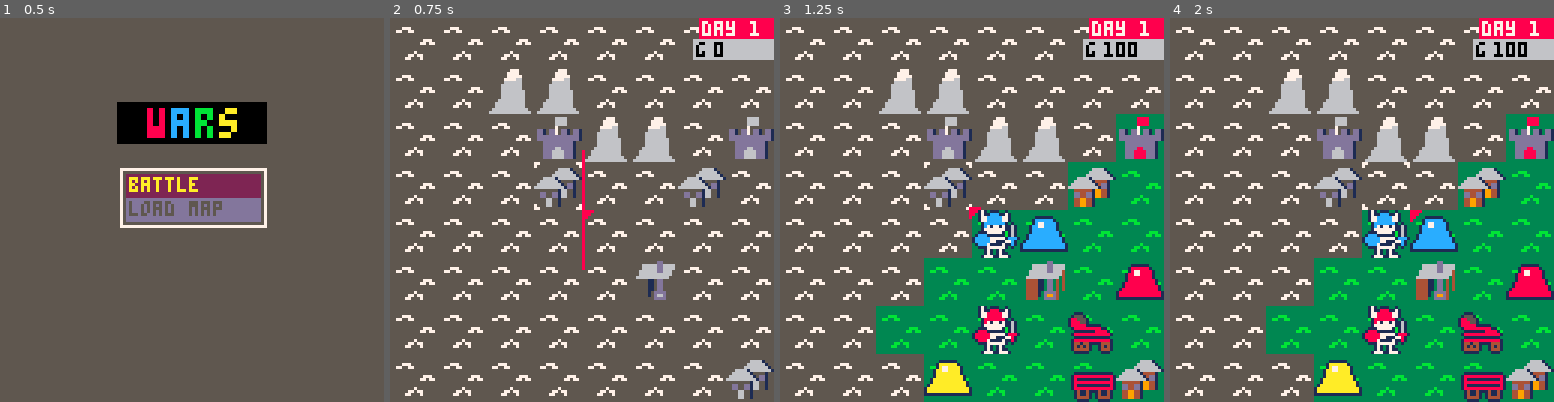
Above: before the commit, frames 1-4 (left to right).
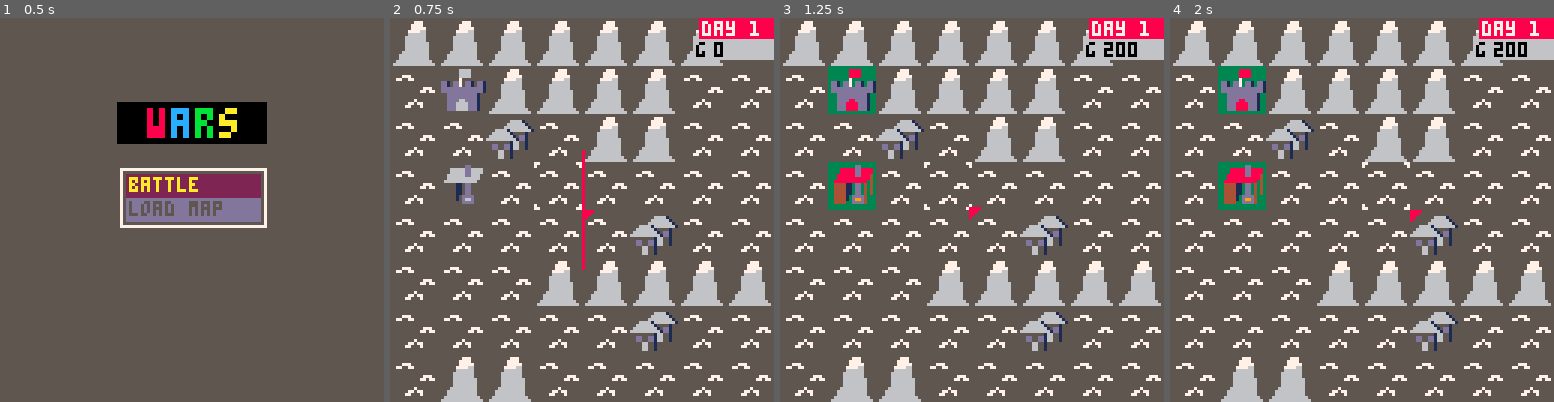
Above: after the commit, the same moments.

Repository: Cuttleshock/PICO-8-projects
Game: PICO-8 cartridge wars.p8
Same seed, same stepped clock (60 frames per second), same inputs: the game is played once before the commit and once after it.
Inputs:
- Up to frame 1 (0.5 s): tap X (X key) at 0.33 s
- Up to frame 2 (0.75 s): tap O (Z key) at 0.7 s
- Up to frame 3 (1.25 s): tap X (X key) at 1.07 s
- Up to frame 4 (2 s): hold Right from 1.6 s (still down); tap O (Z key) at 1.7 s; tap X (X key) at 1.85 s

Frame 1 is identical in both runs. In frame 2, 19% of the frame differs, in the area x 0-100%, y 0-100%; in frame 3, 49%; in frame 4, 49%.

Commit message:
Improve map of WARS - actually halfway sensible battle

Diff:
--- a/wars.p8
+++ b/wars.p8
@@ -288,10 +288,14 @@
 	visible={}
 	units={}
 	properties={
-		[xy2n(7,2)]=FACTION_RED,
-		[xy2n(3,2)]=FACTION_BLUE,
-		[xy2n(9,6)]=FACTION_GREEN,
-		[xy2n(3,8)]=FACTION_YELLOW,
+		[xy2n(1,1)]=FACTION_RED,
+		[xy2n(1,3)]=FACTION_RED,
+		[xy2n(1,9)]=FACTION_BLUE,
+		[xy2n(2,9)]=FACTION_BLUE,
+		[xy2n(14,2)]=FACTION_GREEN,
+		[xy2n(12,2)]=FACTION_GREEN,
+		[xy2n(13,8)]=FACTION_YELLOW,
+		[xy2n(12,8)]=FACTION_YELLOW,
 	}
 	init_pointer(3,3)
 	update_camera()
@@ -304,21 +308,10 @@
 	}
 	battle_turn=0
 	active_faction=0
-	make_unit(7,5,FACTION_RED,slime_base)
-	make_unit(4,6,FACTION_RED,skel_base)
-	make_unit(6,6,FACTION_RED,cata_base)
-	make_unit(6,7,FACTION_RED,cart_base)
-	make_unit(6,8,FACTION_RED,skel_base)
-	make_unit(5,4,FACTION_BLUE,slime_base)
-	make_unit(4,4,FACTION_BLUE,skel_base)
-	make_unit(8,3,FACTION_GREEN,slime_base)
-	make_unit(9,4,FACTION_GREEN,skel_base)
-	make_unit(3,7,FACTION_YELLOW,slime_base)
-	make_unit(4,8,FACTION_YELLOW,skel_base)
 	highlight={}
 	path={ cost=0 }
-	map_w=16
-	map_h=16
+	map_w=15
+	map_h=10
 	end_turn()
 end
 
@@ -1424,44 +1417,32 @@
 0100000000000000000000000000000000000000000000000000000000000000000202010103030404030300000000000002020101030304040303000000000000000000000000000000000000000000000000000000000000000000000000000000000000000000000000000000000000000000000000000000000000000000
 0000000000000000000000000000000000000000000000000000000000000000000000000000000000000000000000000000000000000000000000000000000000000000000000000000000000000000000000000000000000000000000000000000000000000000000000000000000000000000000000000000000000000000
 __map__
-2324232423242324232423242324232423242324232423242324212221222324000000000000000000000000000000000000000000000000000000000000000000000000000000000000000000000000000000000000000000000000000000000000000000000000000000000000000000000000000000000000000000000000
-3334333433343334333433343334333433343334333433343334313231323334000000000000000000000000000000000000000000000000000000000000000000000000000000000000000000000000000000000000000000000000000000000000000000000000000000000000000000000000000000000000000000000000
-2324232421222122232423242324232423242324232423242324212223242324000000000000000000000000000000000000000000000000000000000000000000000000000000000000000000000000000000000000000000000000000000000000000000000000000000000000000000000000000000000000000000000000
-3334333431323132333433343334333433343334333433343334313233343334000000000000000000000000000000000000000000000000000000000000000000000000000000000000000000000000000000000000000000000000000000000000000000000000000000000000000000000000000000000000000000000000
-2324232423242728212221222324272821222122232423242122212223242324000000000000000000000000000000000000000000000000000000000000000000000000000000000000000000000000000000000000000000000000000000000000000000000000000000000000000000000000000000000000000000000000
-3334333433343738313231323334373831323132333433343132313233343334000000000000000000000000000000000000000000000000000000000000000000000000000000000000000000000000000000000000000000000000000000000000000000000000000000000000000000000000000000000000000000000000
-2324232423242526232423242526232423242122232423242526252623242324000000000000000000000000000000000000000000000000000000000000000000000000000000000000000000000000000000000000000000000000000000000000000000000000000000000000000000000000000000000000000000000000
-3334333433343536333433343536333433343132333433343536353633343334000000000000000000000000000000000000000000000000000000000000000000000000000000000000000000000000000000000000000000000000000000000000000000000000000000000000000000000000000000000000000000000000
-2324232423242324232423242324232423242324232423242324232423242324000000000000000000000000000000000000000000000000000000000000000000000000000000000000000000000000000000000000000000000000000000000000000000000000000000000000000000000000000000000000000000000000
-3334333433343334333433343334333433343334333433343334333433343334000000000000000000000000000000000000000000000000000000000000000000000000000000000000000000000000000000000000000000000000000000000000000000000000000000000000000000000000000000000000000000000000
-23242324232423242324292a2324232423242324232423242324232421222122000000000000000000000000000000000000000000000000000000000000000000000000000000000000000000000000000000000000000000000000000000000000000000000000000000000000000000000000000000000000000000000000
-33343334333433343334393a3334333433343334333433343334333431323132000000000000000000000000000000000000000000000000000000000000000000000000000000000000000000000000000000000000000000000000000000000000000000000000000000000000000000000000000000000000000000000000
-2324232423242324232423242324232423242728232423242122212221222324000000000000000000000000000000000000000000000000000000000000000000000000000000000000000000000000000000000000000000000000000000000000000000000000000000000000000000000000000000000000000000000000
-3334333433343334333433343334333433343738333433343132313231323334000000000000000000000000000000000000000000000000000000000000000000000000000000000000000000000000000000000000000000000000000000000000000000000000000000000000000000000000000000000000000000000000
-2324232423242324232423242324252625262122252623242122232423242324000000000000000000000000000000000000000000000000000000000000000000000000000000000000000000000000000000000000000000000000000000000000000000000000000000000000000000000000000000000000000000000000
-3334333433343334333433343334353635363132353633343132333433343334000000000000000000000000000000000000000000000000000000000000000000000000000000000000000000000000000000000000000000000000000000000000000000000000000000000000000000000000000000000000000000000000
-2122252623242728232423242324252621222526252623242324232423242324000000000000000000000000000000000000000000000000000000000000000000000000000000000000000000000000000000000000000000000000000000000000000000000000000000000000000000000000000000000000000000000000
-3132353633343738333433343334353631323536353633343334333433343334000000000000000000000000000000000000000000000000000000000000000000000000000000000000000000000000000000000000000000000000000000000000000000000000000000000000000000000000000000000000000000000000
-2122252623242324252623242324232421222324232423242324232423242324000000000000000000000000000000000000000000000000000000000000000000000000000000000000000000000000000000000000000000000000000000000000000000000000000000000000000000000000000000000000000000000000
-3132353633343334353633343334333431323334333433343334333433343334000000000000000000000000000000000000000000000000000000000000000000000000000000000000000000000000000000000000000000000000000000000000000000000000000000000000000000000000000000000000000000000000
-2122212221222324232423242324232423242324232423242324232423242324000000000000000000000000000000000000000000000000000000000000000000000000000000000000000000000000000000000000000000000000000000000000000000000000000000000000000000000000000000000000000000000000
-3132313231323334333433343334333433343334333433343334333433343334000000000000000000000000000000000000000000000000000000000000000000000000000000000000000000000000000000000000000000000000000000000000000000000000000000000000000000000000000000000000000000000000
-2122212223242324232423242324232423242324232423242324232423242324000000000000000000000000000000000000000000000000000000000000000000000000000000000000000000000000000000000000000000000000000000000000000000000000000000000000000000000000000000000000000000000000
-3132313233343334333433343334333433343334333433343334333433343334000000000000000000000000000000000000000000000000000000000000000000000000000000000000000000000000000000000000000000000000000000000000000000000000000000000000000000000000000000000000000000000000
-2122212223242324232423242324232423242324232423242122212223242324000000000000000000000000000000000000000000000000000000000000000000000000000000000000000000000000000000000000000000000000000000000000000000000000000000000000000000000000000000000000000000000000
-3132313233343334333433343334333433343334333433343132313233343334000000000000000000000000000000000000000000000000000000000000000000000000000000000000000000000000000000000000000000000000000000000000000000000000000000000000000000000000000000000000000000000000
-2122232423242324232423242324212221222122232421222122212221222122000000000000000000000000000000000000000000000000000000000000000000000000000000000000000000000000000000000000000000000000000000000000000000000000000000000000000000000000000000000000000000000000
-3132333433343334333433343334313231323132333431323132313231323132000000000000000000000000000000000000000000000000000000000000000000000000000000000000000000000000000000000000000000000000000000000000000000000000000000000000000000000000000000000000000000000000
-2122232423242324232421222122232421222324232423242324212221222122000000000000000000000000000000000000000000000000000000000000000000000000000000000000000000000000000000000000000000000000000000000000000000000000000000000000000000000000000000000000000000000000
-3132333433343334333431323132333431323334333433343334313231323132000000000000000000000000000000000000000000000000000000000000000000000000000000000000000000000000000000000000000000000000000000000000000000000000000000000000000000000000000000000000000000000000
-2324232423242324232423242324232423242324232423242324232421222122000000000000000000000000000000000000000000000000000000000000000000000000000000000000000000000000000000000000000000000000000000000000000000000000000000000000000000000000000000000000000000000000
-3334333433343334333433343334333433343334333433343334333431323132000000000000000000000000000000000000000000000000000000000000000000000000000000000000000000000000000000000000000000000000000000000000000000000000000000000000000000000000000000000000000000000000
-…(9 lines of a section not shown)…
+2122212221222122212221222122232423242324232421222122212221220000000000000000000000000000000000000000000000000000000000000000000000000000000000000000000000000000000000000000000000000000000000000000000000000000000000000000000000000000000000000000000000000000
+3132313231323132313231323132333433343334333431323132313231320000000000000000000000000000000000000000000000000000000000000000000000000000000000000000000000000000000000000000000000000000000000000000000000000000000000000000000000000000000000000000000000000000
+2324272821222122212221222324232423242324232423242324212223240000000000000000000000000000000000000000000000000000000000000000000000000000000000000000000000000000000000000000000000000000000000000000000000000000000000000000000000000000000000000000000000000000
+3334373831323132313231323334333433343334333433343334313233340000000000000000000000000000000000000000000000000000000000000000000000000000000000000000000000000000000000000000000000000000000000000000000000000000000000000000000000000000000000000000000000000000
+232423242526232421222122232423242122212223242324292a212227280000000000000000000000000000000000000000000000000000000000000000000000000000000000000000000000000000000000000000000000000000000000000000000000000000000000000000000000000000000000000000000000000000
+333433343536333431323132333433343132313233343334393a313237380000000000000000000000000000000000000000000000000000000000000000000000000000000000000000000000000000000000000000000000000000000000000000000000000000000000000000000000000000000000000000000000000000
+2324292a23242324232423242324232423242526232423242324252623240000000000000000000000000000000000000000000000000000000000000000000000000000000000000000000000000000000000000000000000000000000000000000000000000000000000000000000000000000000000000000000000000000
+3334393a33343334333433343334333433343536333433343334353633340000000000000000000000000000000000000000000000000000000000000000000000000000000000000000000000000000000000000000000000000000000000000000000000000000000000000000000000000000000000000000000000000000
+2324232423242324232425262324232421222122232423242324232423240000000000000000000000000000000000000000000000000000000000000000000000000000000000000000000000000000000000000000000000000000000000000000000000000000000000000000000000000000000000000000000000000000
+3334333433343334333435363334333431323132333433343334333433340000000000000000000000000000000000000000000000000000000000000000000000000000000000000000000000000000000000000000000000000000000000000000000000000000000000000000000000000000000000000000000000000000
+2324232423242122212221222122212221222122232421222324232421220000000000000000000000000000000000000000000000000000000000000000000000000000000000000000000000000000000000000000000000000000000000000000000000000000000000000000000000000000000000000000000000000000
+3334333433343132313231323132313231323132333431323334333431320000000000000000000000000000000000000000000000000000000000000000000000000000000000000000000000000000000000000000000000000000000000000000000000000000000000000000000000000000000000000000000000000000
+2324232423242324232425262324232425262324232423242122212221220000000000000000000000000000000000000000000000000000000000000000000000000000000000000000000000000000000000000000000000000000000000000000000000000000000000000000000000000000000000000000000000000000
+3334333433343334333435363334333435363334333433343132313231320000000000000000000000000000000000000000000000000000000000000000000000000000000000000000000000000000000000000000000000000000000000000000000000000000000000000000000000000000000000000000000000000000
+2324212221222324232423242324232421222122232423242122252623240000000000000000000000000000000000000000000000000000000000000000000000000000000000000000000000000000000000000000000000000000000000000000000000000000000000000000000000000000000000000000000000000000
+3334313231323334333433343334333431323132333433343132353633340000000000000000000000000000000000000000000000000000000000000000000000000000000000000000000000000000000000000000000000000000000000000000000000000000000000000000000000000000000000000000000000000000
+212225262324232423242324232423242122232423242324292a272823240000000000000000000000000000000000000000000000000000000000000000000000000000000000000000000000000000000000000000000000000000000000000000000000000000000000000000000000000000000000000000000000000000
+313235363334333433343334333433343132333433343334393a373833340000000000000000000000000000000000000000000000000000000000000000000000000000000000000000000000000000000000000000000000000000000000000000000000000000000000000000000000000000000000000000000000000000
+21222728292a2324232423242324232421222324232423242324232423240000000000000000000000000000000000000000000000000000000000000000000000000000000000000000000000000000000000000000000000000000000000000000000000000000000000000000000000000000000000000000000000000000
+31323738393a3334333433343334333431323334333433343334333433340000000000000000000000000000000000000000000000000000000000000000000000000000000000000000000000000000000000000000000000000000000000000000000000000000000000000000000000000000000000000000000000000000
+…(9 lines of a section not shown)…
